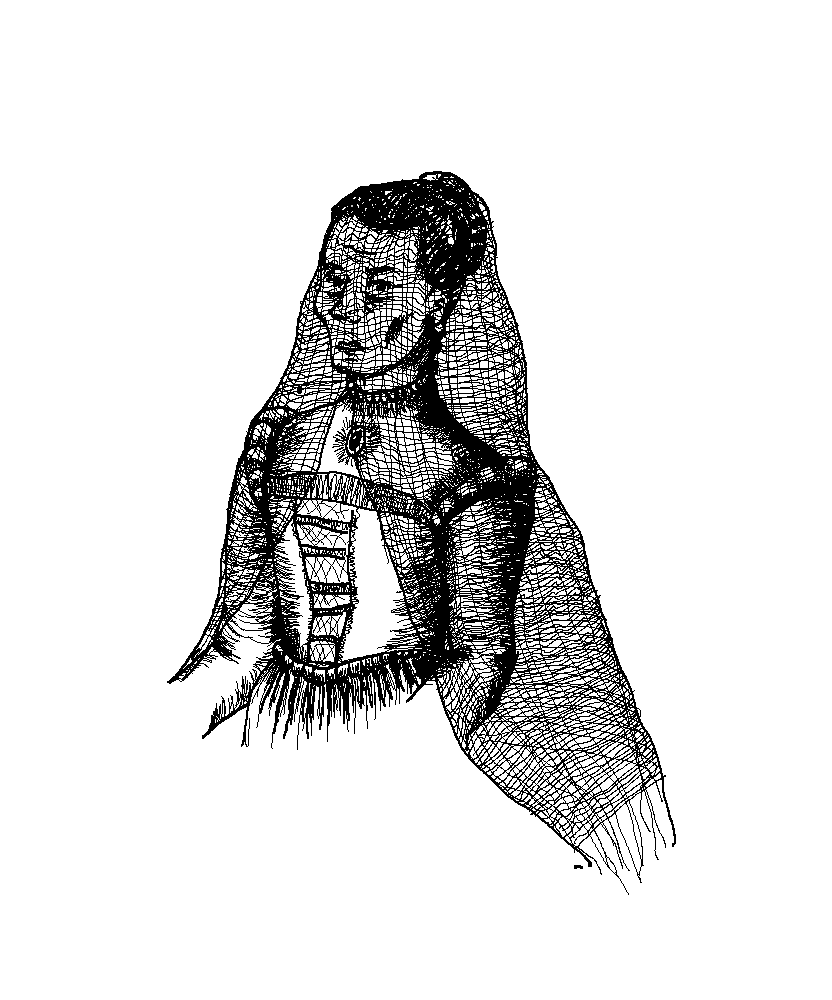
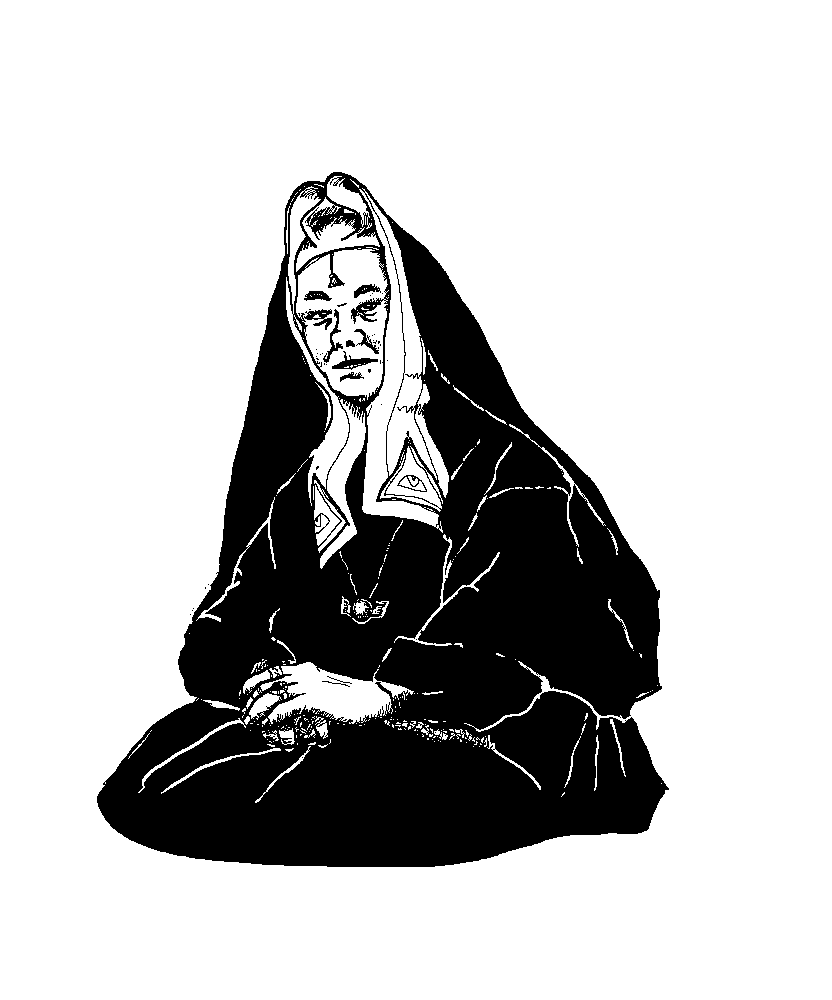
Layer changes from the first (832, 1000) image to the second:
added group "Priest" with 5 layers above "Widow" over [97, 172, 669, 867]
added layer "Layer 35" in group "Priest" over [138, 177, 632, 809]
added layer "Layer 38" in group "Priest" over [343, 520, 446, 721]
added layer "Layer 39" in group "Priest" over [142, 680, 626, 799]
added layer "Layer 37" in group "Priest" over [97, 224, 665, 867]
added layer "Layer 34" in group "Priest" over [106, 172, 669, 799]
hid group "Widow" (3 layers) over [166, 171, 676, 895]
